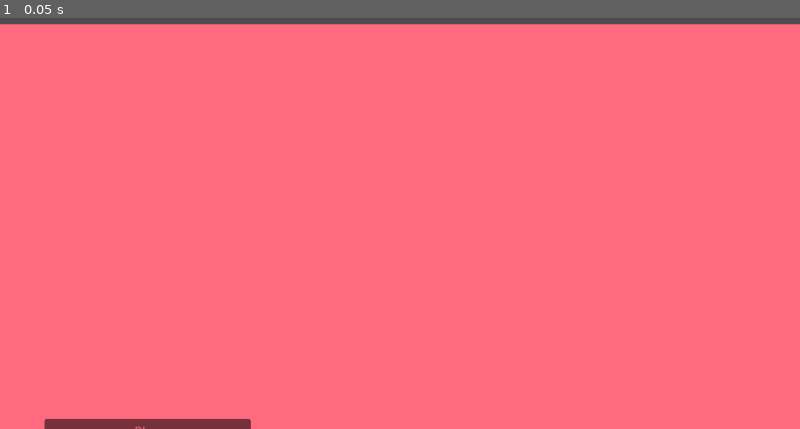
Above: before the commit, frame 1.
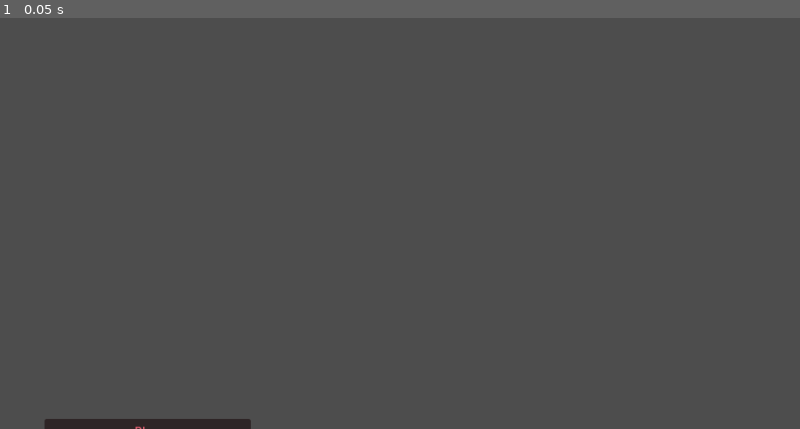
Above: after the commit, the same moment.

Repository: DaltonBaum/RummyCubed
Game: Godot game, scene res://scenes/main_menu.tscn
Two runs of this game, one before a commit and one after it. Both use one fixed random seed, a clock stepped at 60 frames per second and the inputs below.
Inputs:
- Up to frame 1 (0.05 s): no input

The runs differ from the first frame. In frame 1, 99% of the frame differs, in the area x 0-100%, y 1-100%.

Commit message:
small edit

Diff:
--- a/scenes/main_menu.tscn
+++ b/scenes/main_menu.tscn
@@ -44,13 +44,6 @@
 layout_mode = 2
 text = "Credits"
 
-[node name="ColorRect" type="ColorRect" parent="."]
-layout_mode = 0
-offset_left = -558.0
-offset_top = -158.0
-offset_right = 548.0
-offset_bottom = 441.0
-
 [connection signal="pressed" from="VBoxContainer/PlayButton" to="." method="_on_play_button_pressed"]
 [connection signal="pressed" from="VBoxContainer/SettingsButton" to="." method="_on_settings_button_pressed"]
 [connection signal="pressed" from="VBoxContainer/CreditsButton" to="." method="_on_credits_button_pressed"]
